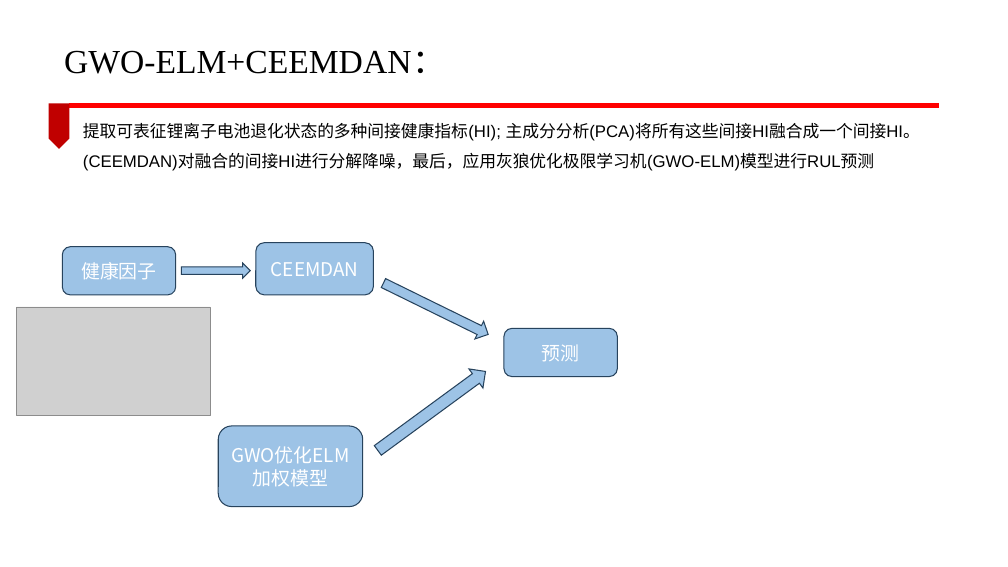
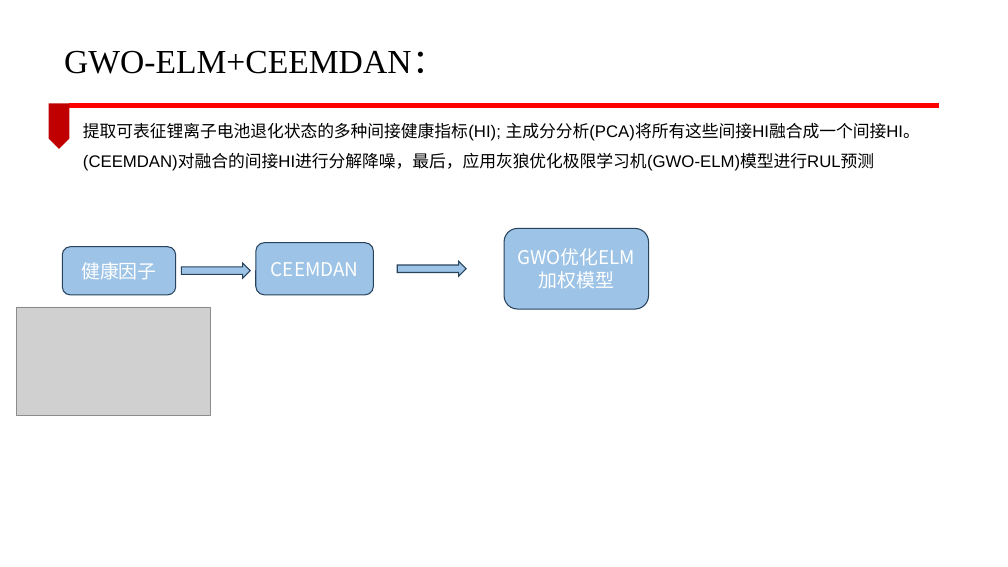
Before and after one commit to lucking666/sys, a slide deck: slide 7 of 卢老师论文汇报/CEEMDAN文献.pptx. Drawn at 1008x567 pixels with LibreOffice and Linux fonts; fonts in the diff are those of the drawing; grey boxes stand for pictures; background and template pictures are left out. Boxes give left, top, right and bottom in pixels: in the first picture for what was removed or moved away, otherwise in the second. Text is boxed around its words. In the diff, an @@ line names an element or a change of style, - is before the commit and + after.

```diff
--- a/卢老师论文汇报/CEEMDAN文献.pptx
+++ b/卢老师论文汇报/CEEMDAN文献.pptx
@@ rounded rectangle "GWO优化ELM加权模型": place and size @@
-rounded rectangle "GWO优化ELM加权模型" at (219, 426, 363, 507)
+rounded rectangle "GWO优化ELM加权模型" at (504, 228, 649, 309)
@@ right arrow at (397, 262, 466, 277): rotation 26 to 0 degrees @@
@@ rounded rectangle removed at (504, 328, 618, 377) @@
-预测
@@ right arrow removed at (371, 362, 493, 460) @@
```
Also in this commit, not shown: 4 other slides changed, 10 other files.
